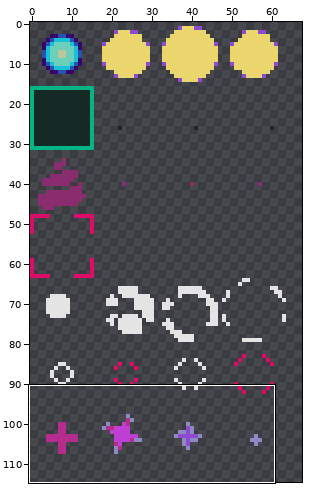
Sprite sheet, stored at src/resource/img/bulletPattern.png. The picture above shows the old version from afar; the outline marks the close-up.
Close-up. Old version:
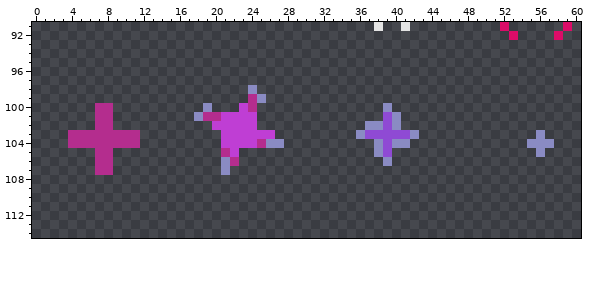
The file is 128x128 pixels. Shown: x 0..60, y 91..114. The wide view leaves out empty margins.
The same view after the edit:
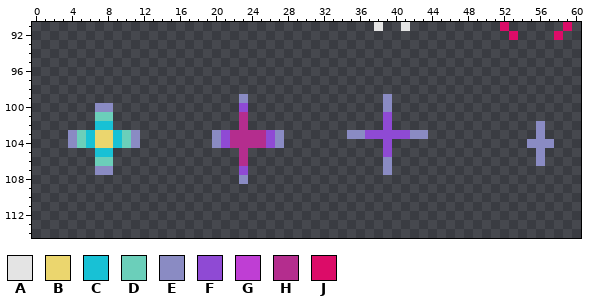
Palette (. is transparent): A #e4e4e4  B #ebd66e  C #18c1d5  D #6bcfba  E #8a8bc3  F #8f4ad4  G #bf3ed4  H #b42d8e  J #dc0c68
What changed:
y 98: x 24 E -> .
y 99: x 23..25 .HE -> E..; x 39 . -> E
y 100: x 7..8 HH -> EE; x 19 E -> .; x 23..24 GH -> F.
y 101: x 7..8 HH -> DD; x 18..24 EHHGGGG -> .....H.; x 40 E -> .
y 102: x 7..8 HH -> CC; x 20..24 GGGGG -> ...H.; x 37..38 EE -> ..; x 40 E -> .; x 56 . -> E
y 103: x 4..11 HHHHHHHH -> EDCBBCDE; x 20..27 .GGGGGG. -> EFHHHHFE; x 35 . -> E; x 43 . -> E
y 104: x 4..11 HHHHHHHH -> EDCBBCDE; x 20..24 .GGGG -> EFHHH; x 26 E -> F; x 38 E -> .; x 40..41 EE -> ..
y 105: x 7..8 HH -> CC; x 21..23 HG. -> ..H; x 38 E -> .
y 106: x 7..8 HH -> DD; x 21..23 EH. -> ..H; x 56 . -> E
y 107: x 7..8 HH -> EE; x 21 E -> .; x 23 . -> F; x 39 . -> E
y 108: x 23 . -> E
